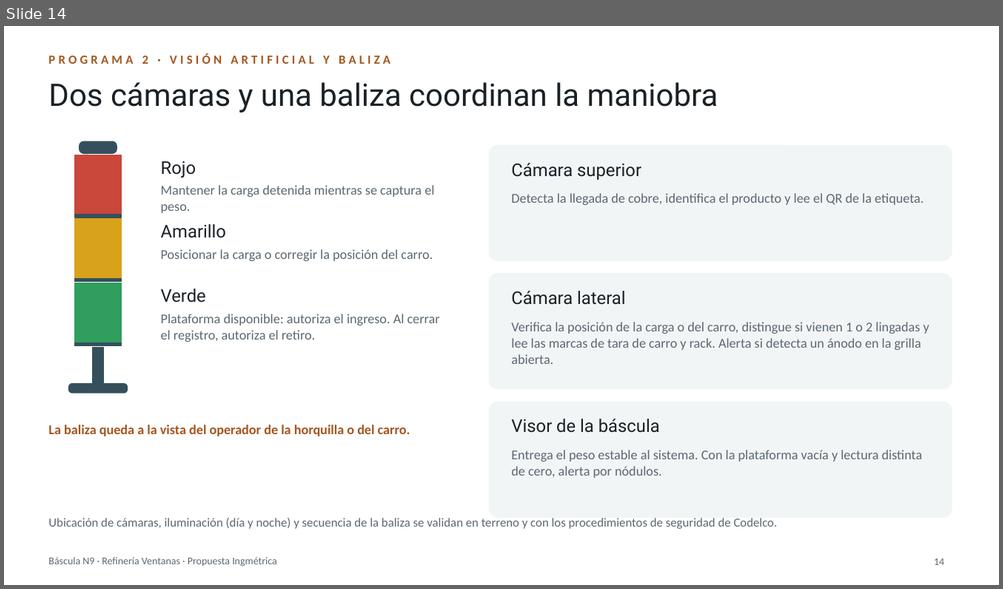
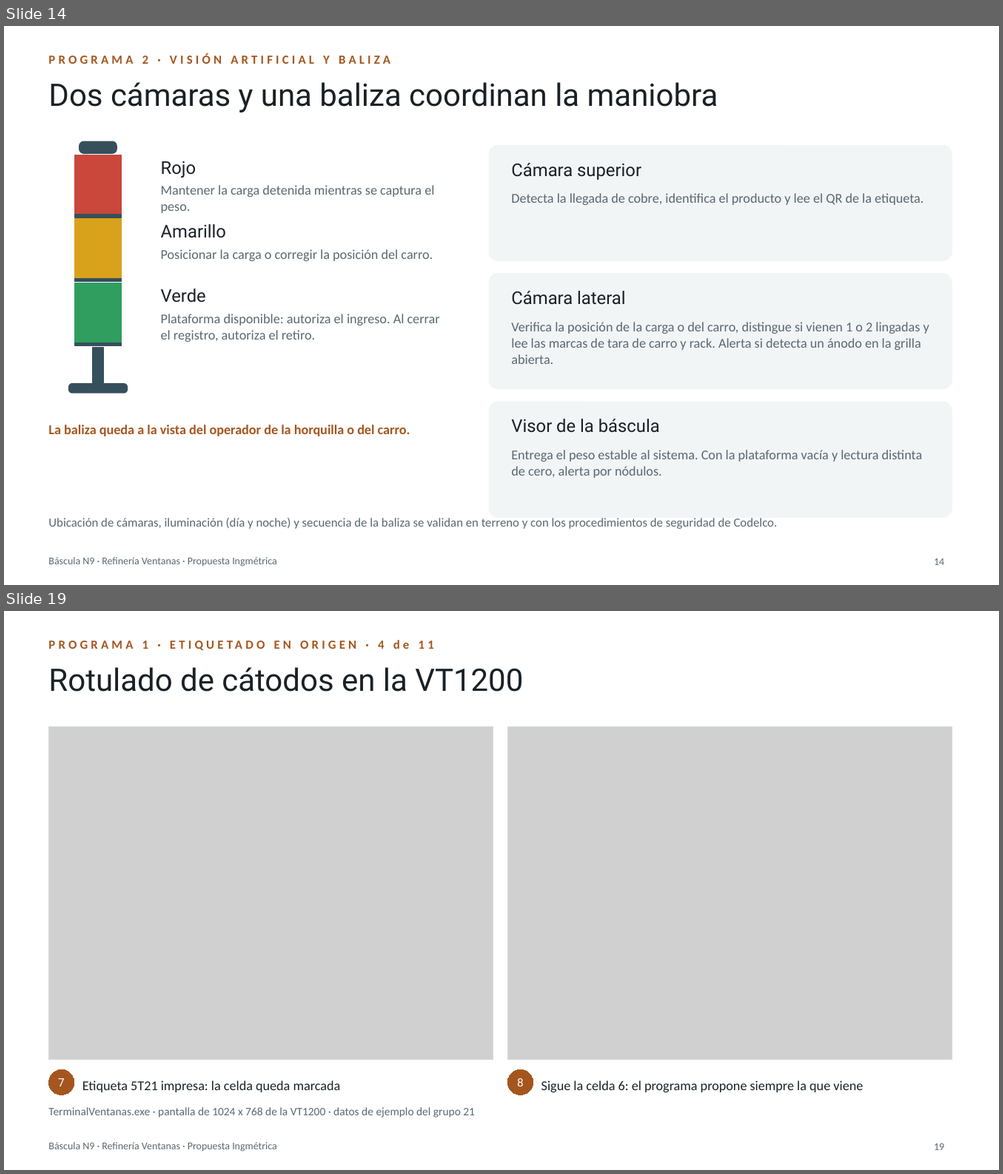
Before and after one commit to BortegaING/Codelco-Proyecto, a slide deck: presentacion/Bascula-N9-Ventanas.pptx. Shown one above the other, each under a label of ours: slide 14 before the commit, slides 14 and 19 after it; the slides between them are not shown. The pictures are 1003x589 and 1003x1174 pixels, drawn with LibreOffice and Linux fonts; fonts in the diff are those of the drawing; grey boxes stand for pictures. Boxes give left, top, right and bottom in pixels: in the first picture for what was removed or moved away, otherwise in the second. Text is boxed around its words. In the diff, an @@ line names an element or a change of style, - is before the commit and + after.

```diff
--- a/presentacion/Bascula-N9-Ventanas.pptx
+++ b/presentacion/Bascula-N9-Ventanas.pptx
@@ slide 19 added at box(4, 611, 999, 1170), background #FFFFFF; not listed: 1 template element that a slide beside it also shows @@
@@ text added at box(142, 641, 384, 649), 12 pt, text #A4561F, bold @@
+PROGRAMA 1 · ETIQUETADO EN ORIGEN · 4 de 11
@@ title added at box(48, 667, 523, 692), 30 pt, text #1A2126 @@
+Rotulado de cátodos en la VT1200
@@ picture added at box(48, 726, 492, 1059) @@
@@ rectangle added at box(48, 726, 492, 1059), outline #D3DBDF 0.75 pt @@
@@ picture added at box(508, 726, 951, 1059) @@
@@ rectangle added at box(508, 726, 951, 1059), outline #D3DBDF 0.75 pt @@
@@ ellipse added at box(48, 1070, 74, 1095), fill #A4561F, outline #A4561F 0.75 pt, 11 pt, text #FFFFFF @@
+7
@@ ellipse added at box(508, 1070, 533, 1095), fill #A4561F, outline #A4561F 0.75 pt, 11 pt, text #FFFFFF @@
+8
@@ text added at box(82, 1081, 341, 1093), 13 pt, text #1A2126 @@
+Etiqueta 5T21 impresa: la celda queda marcada
@@ text added at box(541, 1081, 862, 1093), 13 pt, text #1A2126 @@
+Sigue la celda 6: el programa propone siempre la que viene
@@ text added at box(48, 1108, 475, 1118), 11 pt, text #5B6870 @@
+TerminalVentanas.exe · pantalla de 1024 x 768 de la VT1200 · datos de ejemplo del grupo 21
@@ page number added at box(933, 1144, 944, 1150), 10 pt, text #5B6870 @@
+19
```
Also in this commit, not shown: 22 other slides added, 57 other files.
